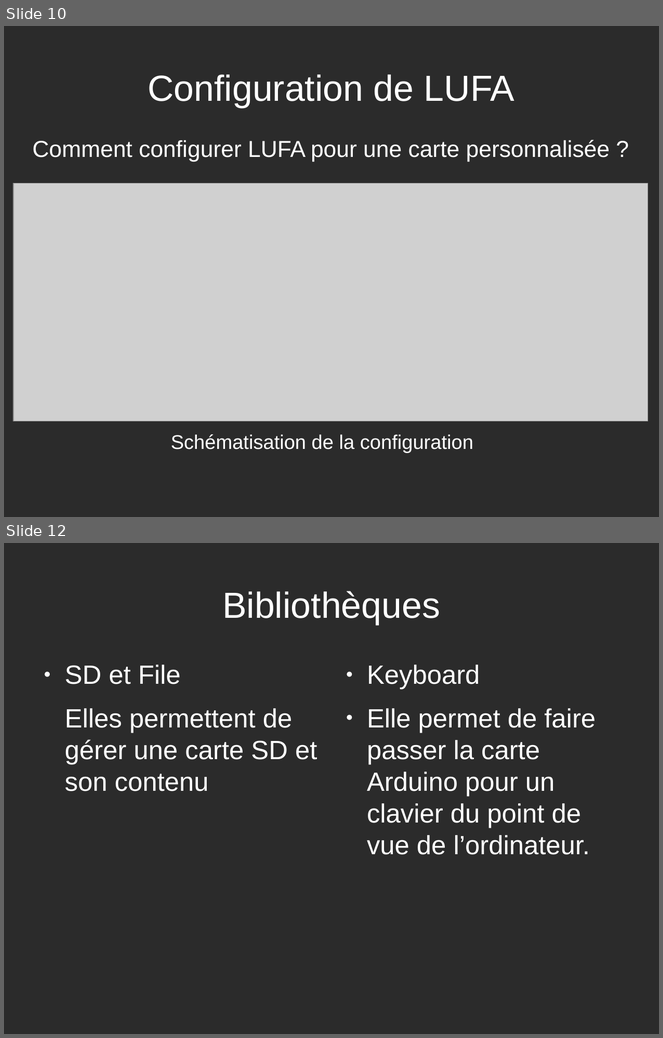
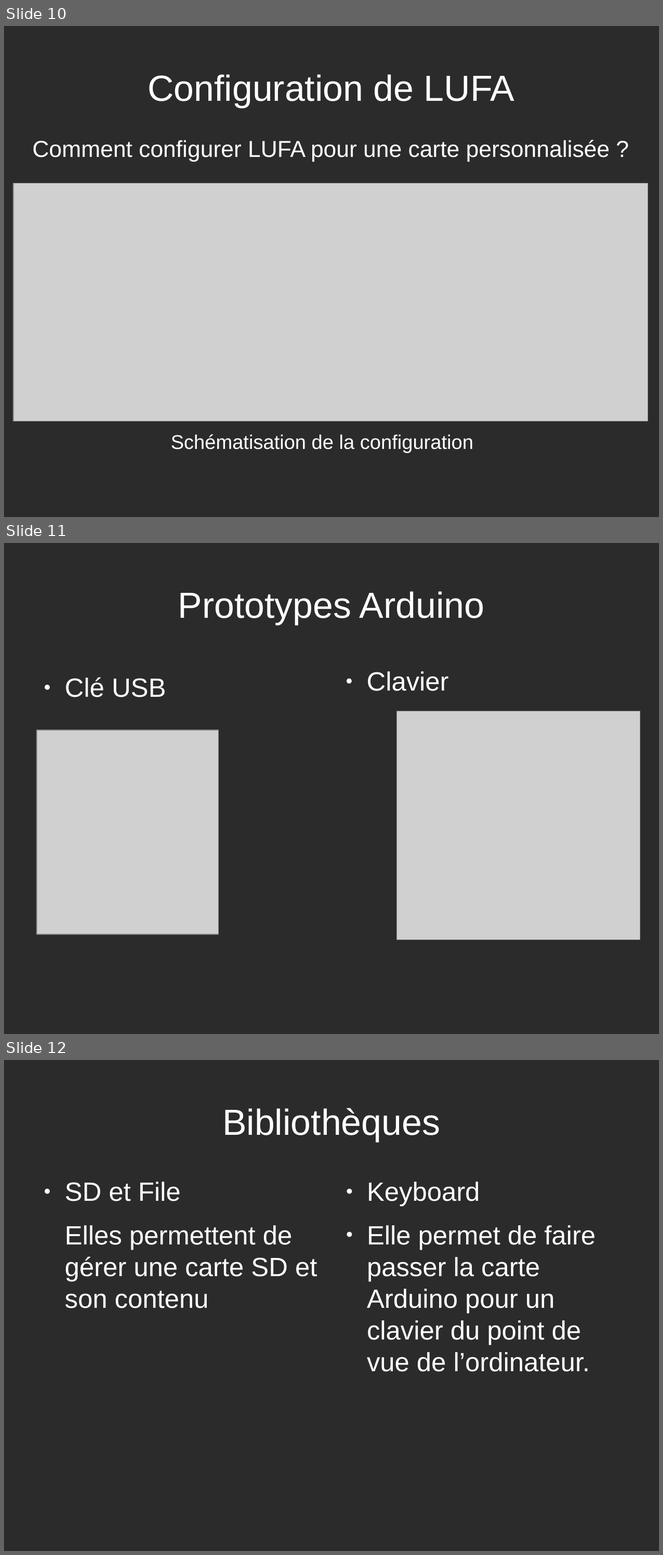
Before and after one commit to rguillomon/IMA3-4_Project, a slide deck: P12(périphUSB).odp. Shown one above the other, each under a label of ours: slides 10 and 12 before the commit, slides 10, 11 and 12 after it; the slides between them are not shown. The pictures are 663x1038 and 663x1555 pixels, drawn with LibreOffice and Linux fonts; fonts in the diff are those of the drawing; grey boxes stand for pictures; background and template pictures are left out; a plain dark background stands for a picture behind light text. Boxes give left, top, right and bottom in pixels: in the first picture for what was removed or moved away, otherwise in the second. Text is boxed around its words. In the diff, an @@ line names an element or a change of style, - is before the commit and + after.

Commit message:
ajout photos des arduino sur odp

```diff
--- a/P12(périphUSB).odp
+++ b/P12(périphUSB).odp
@@ slide 11 added at (x1=4, y1=543, x2=659, y2=1034), background picture (left out) @@
@@ title added at (x1=178, y1=591, x2=485, y2=625), 44 pt, text #FFFFFF @@
+Prototypes Arduino
@@ text added at (x1=65, y1=677, x2=166, y2=697), 32 pt, text #FFFFFF @@
+● Clé USB
@@ text added at (x1=367, y1=671, x2=449, y2=691), 32 pt, text #FFFFFF @@
+● Clavier
@@ picture added at (x1=397, y1=711, x2=640, y2=940) @@
@@ picture added at (x1=37, y1=730, x2=219, y2=935) @@
```
Also in this commit, not shown: 1 slide changed, 1 other slide added, 2 slides removed.
